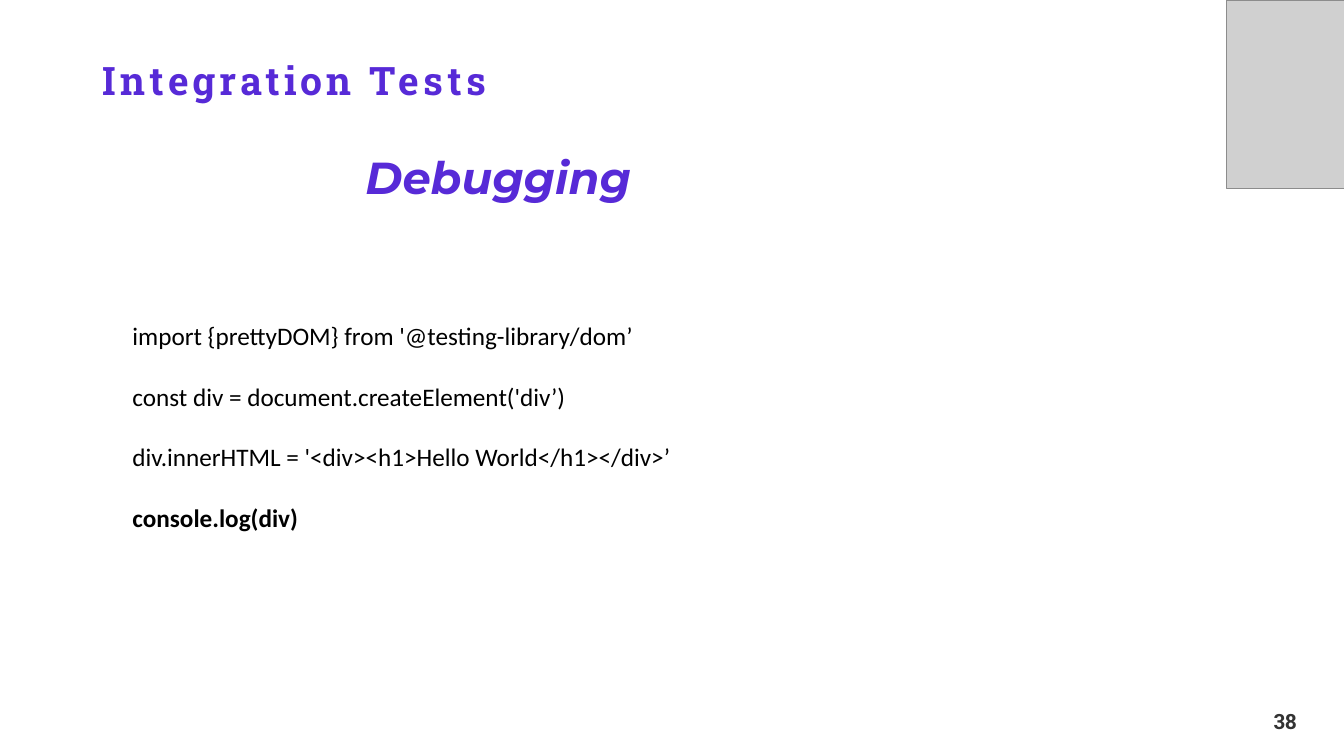
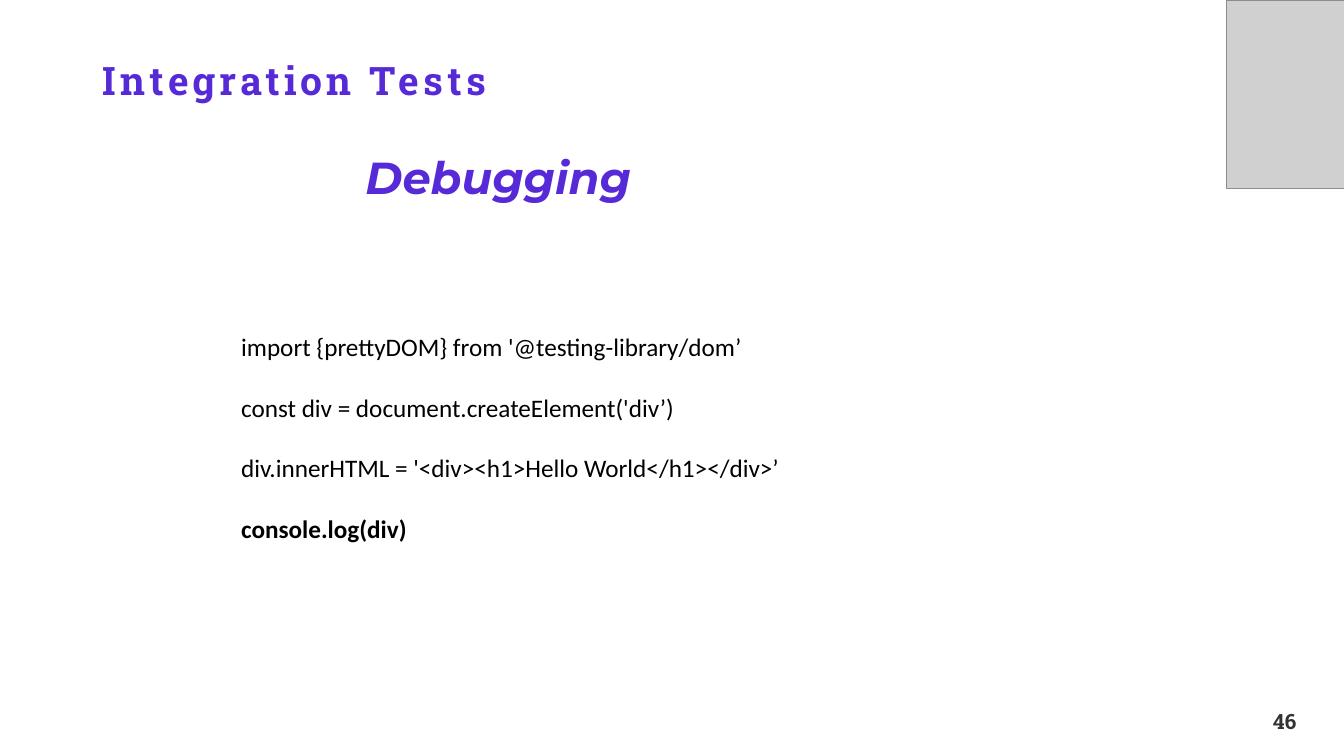
Before and after one commit to TakiRahal/test-react-19, a slide deck: slide 46 of Testing ReactJS.pptx (slide 38 before the commit). Drawn at 1344x756 pixels with LibreOffice and Linux fonts; fonts in the diff are those of the drawing; grey boxes stand for pictures; background and template pictures are left out. Boxes give left, top, right and bottom in pixels: in the first picture for what was removed or moved away, otherwise in the second. Text is boxed around its words. In the diff, an @@ line names an element or a change of style, - is before the commit and + after.

```diff
--- a/Testing ReactJS.pptx
+++ b/Testing ReactJS.pptx
@@ text "import {prettyDOM} from '@testing-library/dom’": place and size @@
-text "import {prettyDOM} from '@testing-library/dom’" at (132,326,670,532)
+text "import {prettyDOM} from '@testing-library/dom’" at (241,337,779,543)
@@ page number at (1273,714,1297,729): text changed @@
-38
+46
```
Also in this commit, not shown: 9 other slides changed, 9 slides added, 26 slides removed, 20 other files.
